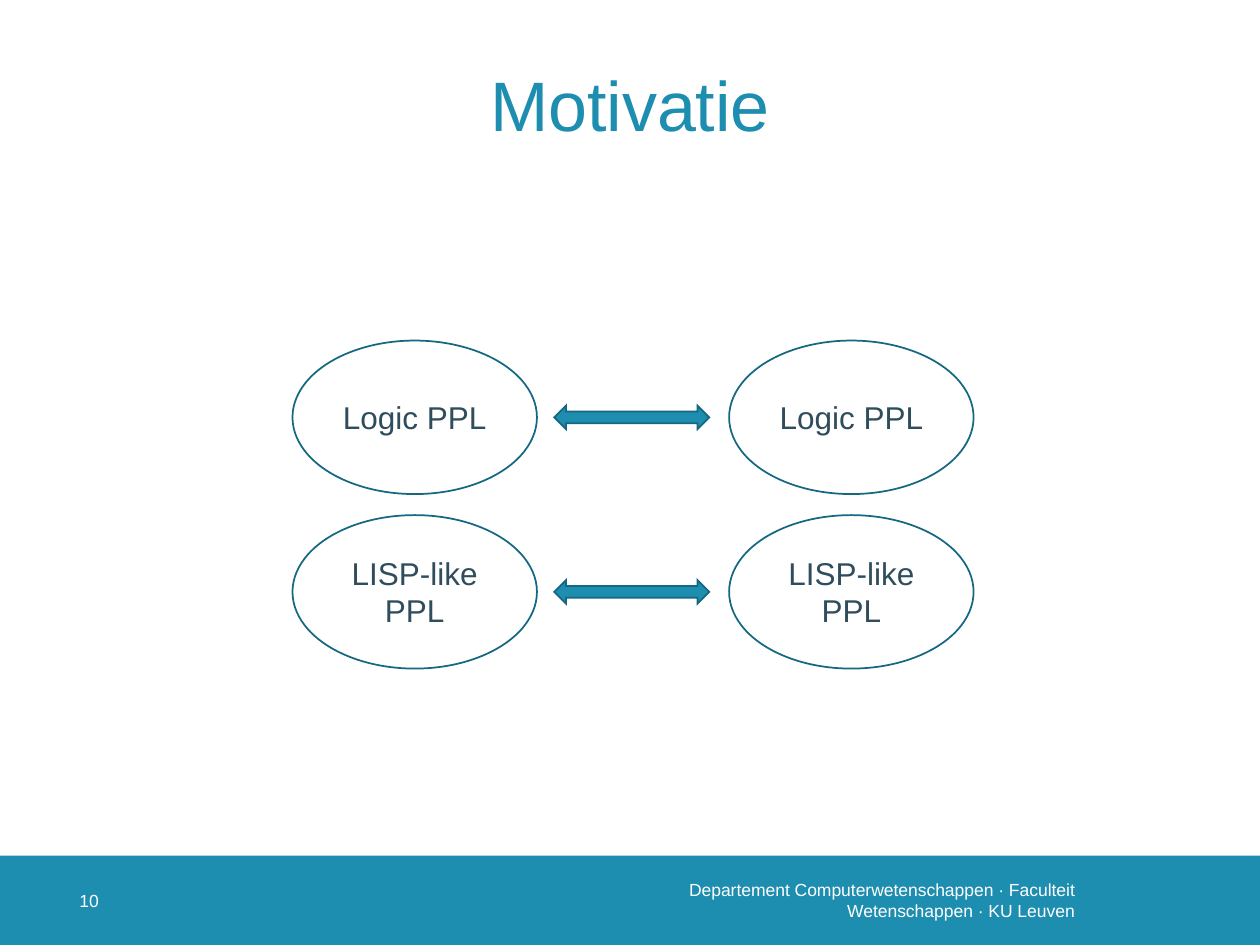
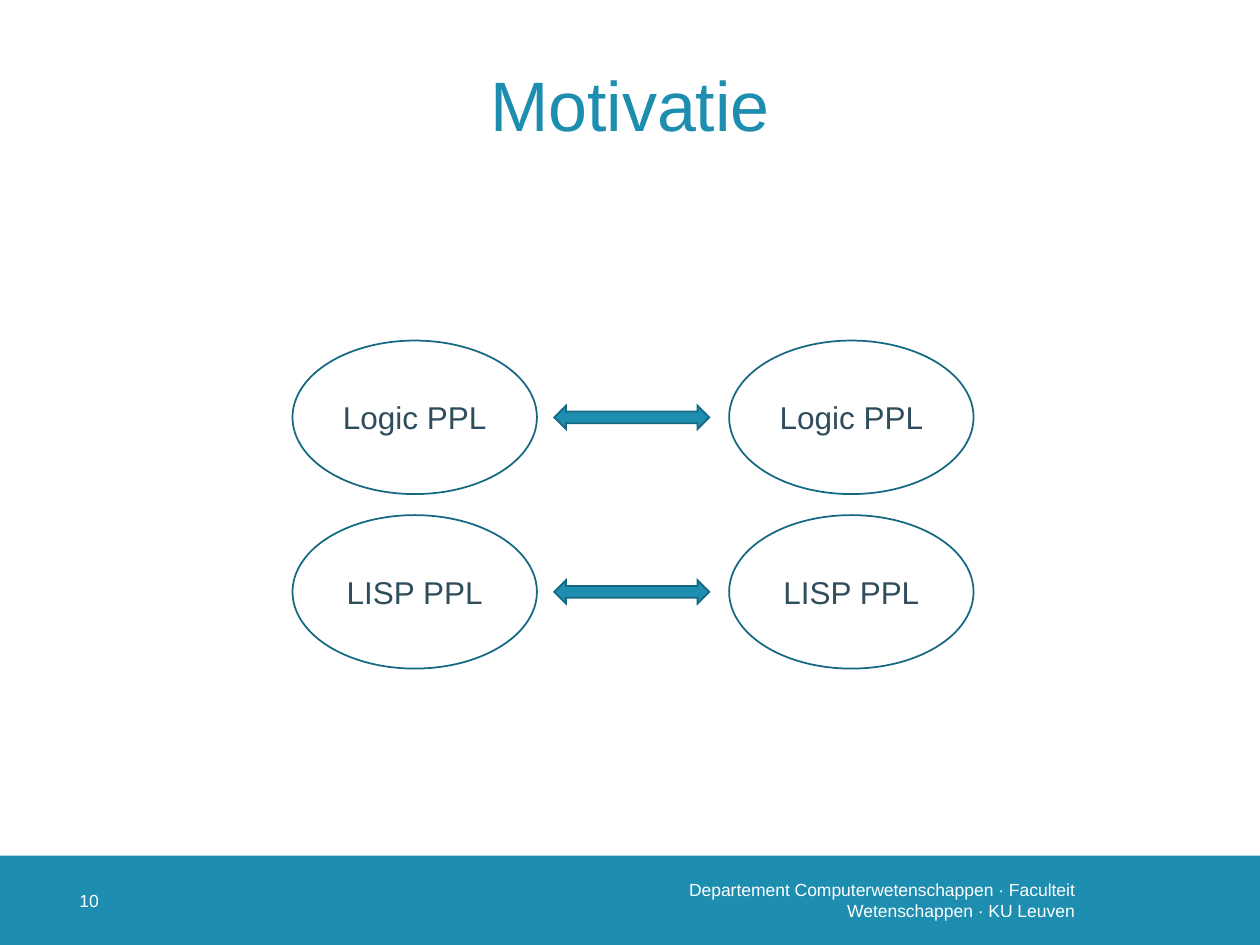
Before and after one commit to susverwimp/T208-Probabilistic-Programming-A-Case-Study, a slide deck: slide 11 of thesis/presentations/2 second/second.pptx. Drawn at 1260x945 pixels with LibreOffice and Linux fonts; fonts in the diff are those of the drawing; background and template pictures are left out. Boxes give left, top, right and bottom in pixels: in the first picture for what was removed or moved away, otherwise in the second. Text is boxed around its words. In the diff, an @@ line names an element or a change of style, - is before the commit and + after.

```diff
--- a/thesis/presentations/2 second/second.pptx
+++ b/thesis/presentations/2 second/second.pptx
@@ text at box(347, 582, 483, 605): text changed @@
-LISP-like PPL
+LISP PPL
@@ text at box(783, 582, 920, 605): text changed @@
-LISP-like PPL
+LISP PPL
```
Also in this commit, not shown: 12 other slides changed, 4 slides added, 6 other files.
